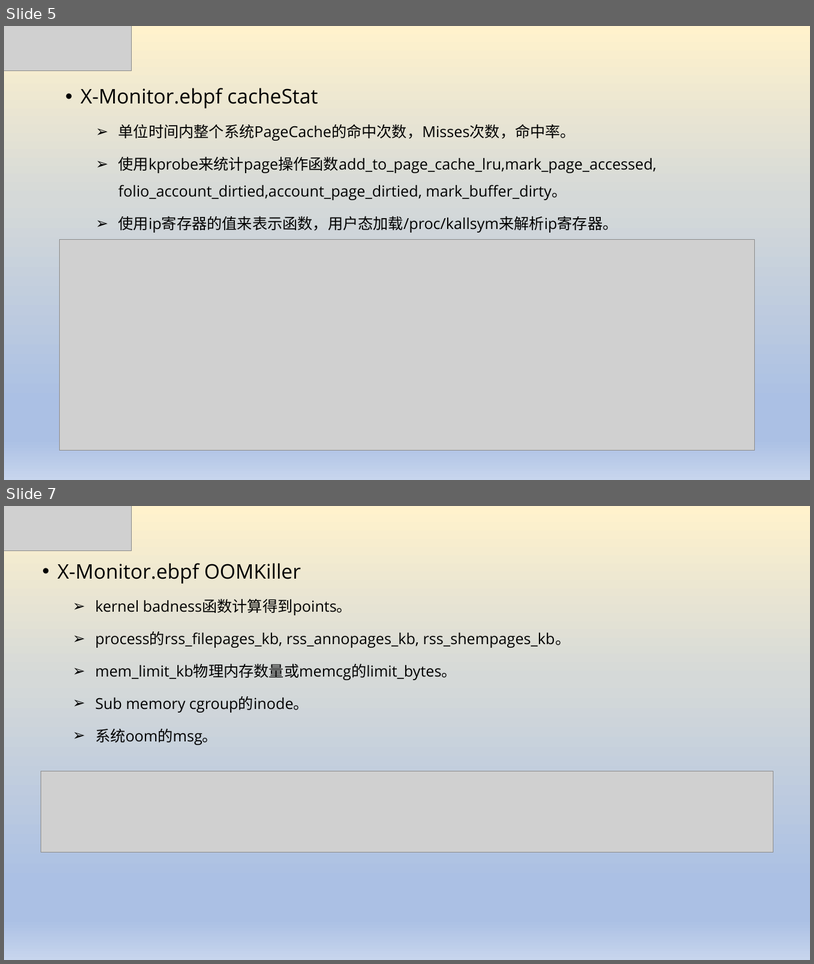
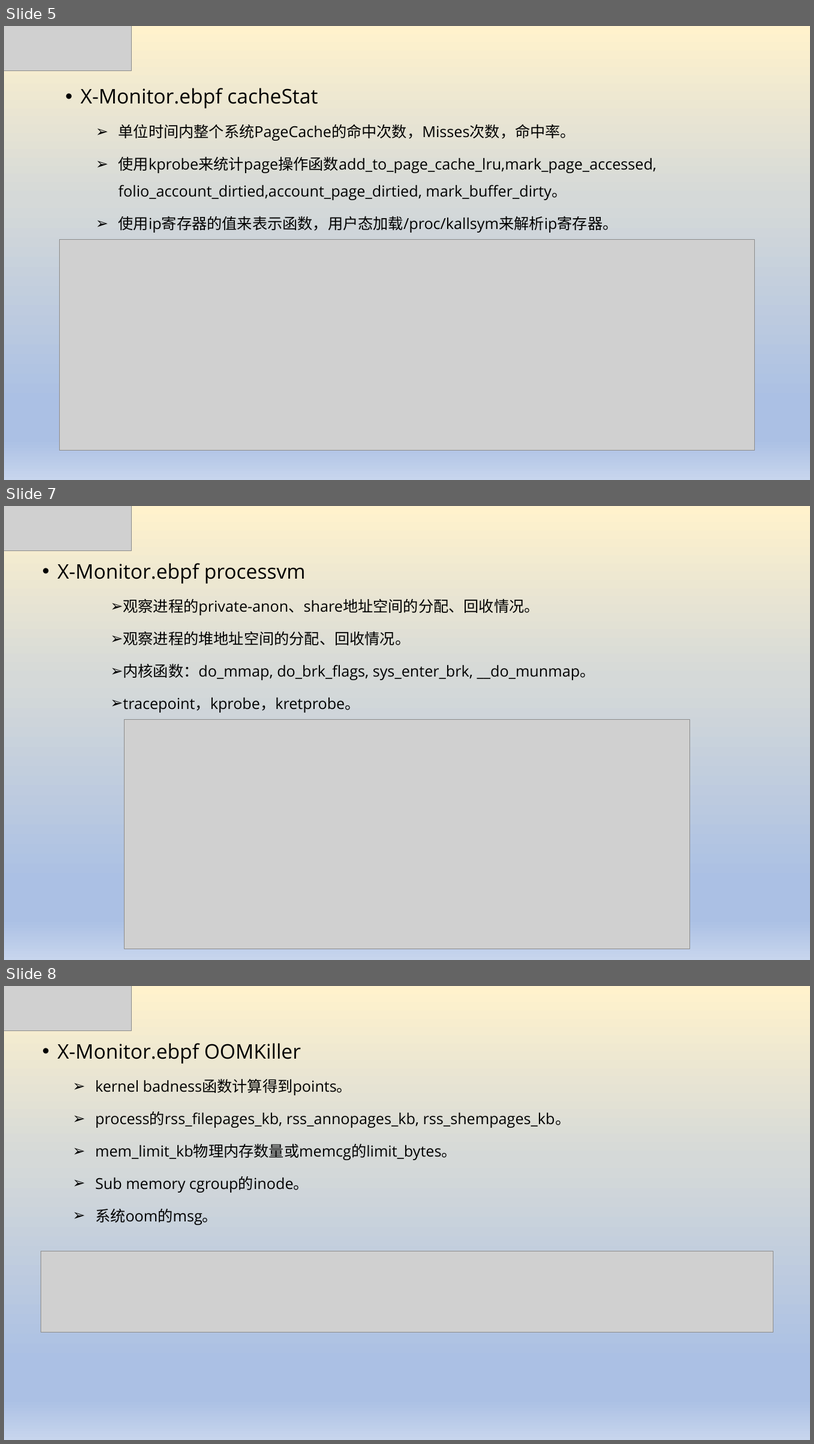
Before and after one commit to luxingwen/x-monitor, a slide deck: doc/基于eBPF可观测性实践.pptx. Shown one above the other, each under a label of ours: slides 5 and 7 before the commit, slides 5, 7 and 8 after it; the slides between them are not shown. The pictures are 814x964 and 814x1444 pixels, drawn with LibreOffice and Linux fonts; fonts in the diff are those of the drawing; grey boxes stand for pictures. Boxes give left, top, right and bottom in pixels: in the first picture for what was removed or moved away, otherwise in the second. Text is boxed around its words. In the diff, an @@ line names an element or a change of style, - is before the commit and + after.

```diff
--- a/doc/基于eBPF可观测性实践.pptx
+++ b/doc/基于eBPF可观测性实践.pptx
@@ slide 7 added at bbox=[4, 506, 810, 960], background gradient #FFF2CC to #D5D9D8 to #ABC0E4 to #C7D5ED @@
@@ picture added at bbox=[4, 506, 132, 551] @@
@@ text added at bbox=[57, 563, 596, 712], 18 pt, text #000000 @@
+  • X-Monitor.ebpf processvm
+    ➢ 观察进程的private-anon、share地址空间的分配、回收情况。
+    ➢ 观察进程的堆地址空间的分配、回收情况。
+    ➢ 内核函数：do_mmap, do_brk_flags, sys_enter_brk, __do_munmap。
+    ➢ tracepoint，kprobe，kretprobe。
@@ picture added at bbox=[125, 720, 690, 948] @@
@@ what was slide 7 is now slide 8 @@
```
Also in this commit, not shown: 1 slide changed.
